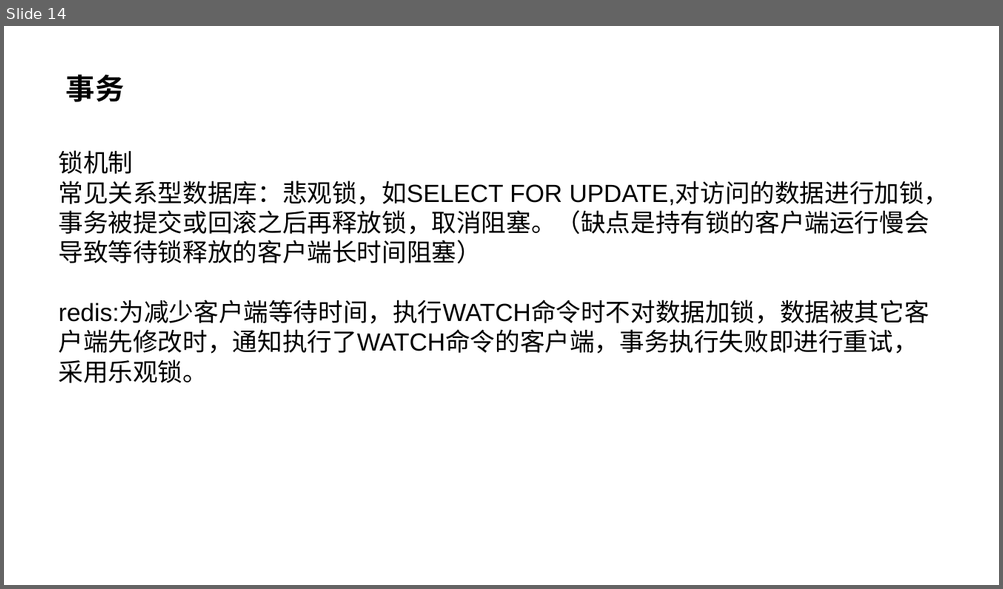
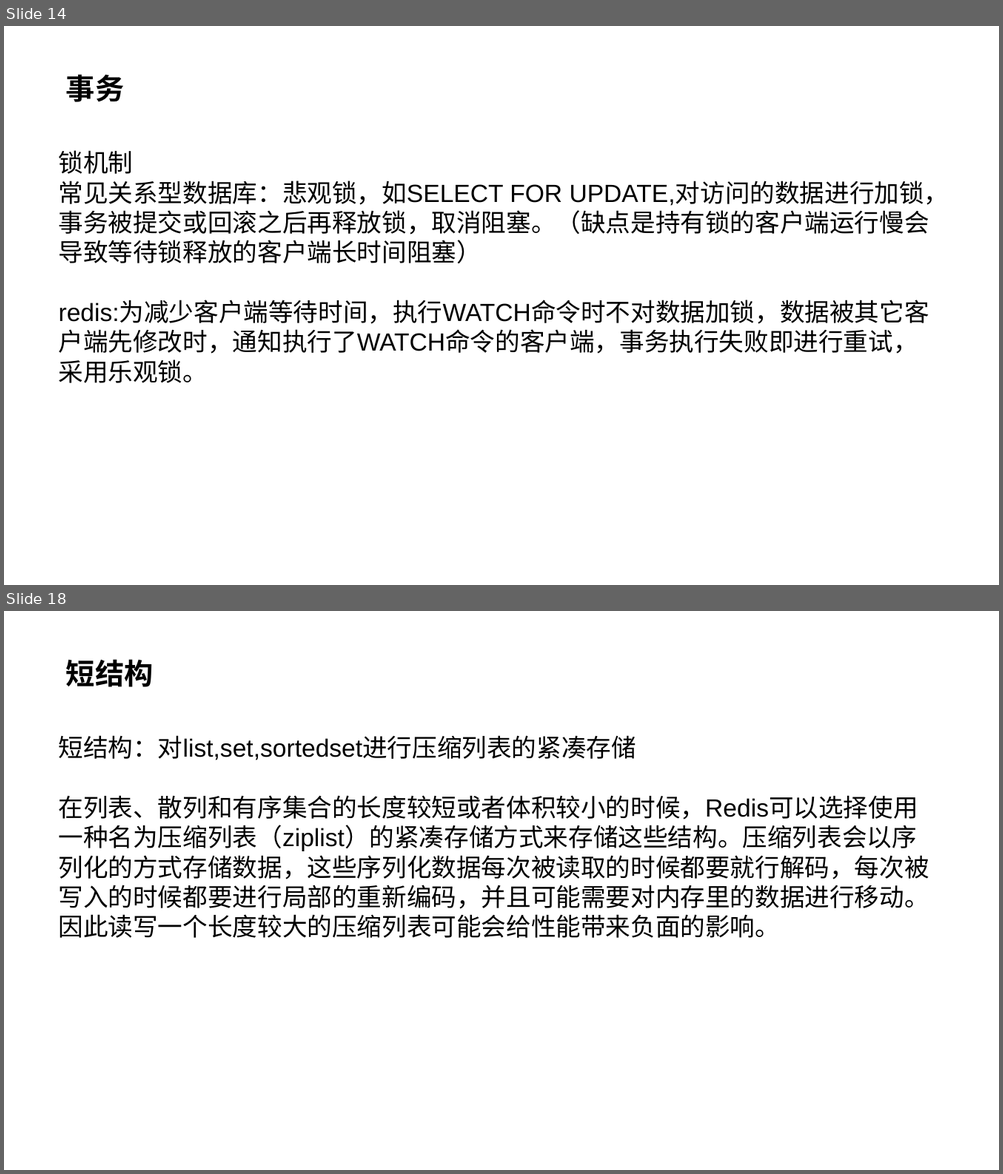
Before and after one commit to SoaringPhoenix/a-few-files, a slide deck: redis&memcached.pptx. Shown one above the other, each under a label of ours: slide 14 before the commit, slides 14 and 18 after it; the slides between them are not shown. The pictures are 1003x589 and 1003x1174 pixels, drawn with LibreOffice and Linux fonts; fonts in the diff are those of the drawing. Boxes give left, top, right and bottom in pixels: in the first picture for what was removed or moved away, otherwise in the second. Text is boxed around its words. In the diff, an @@ line names an element or a change of style, - is before the commit and + after.

```diff
--- a/redis&memcached.pptx
+++ b/redis&memcached.pptx
@@ slide 18 added at (4,611,999,1170), background #FFFFFF @@
@@ title added at (66,659,153,687), 28 pt, text #000000, bold @@
+短结构
@@ text added at (59,735,929,938), 24 pt, text #000000 @@
+短结构：对list,set,sortedset进行压缩列表的紧凑存储
+在列表、散列和有序集合的长度较短或者体积较小的时候，Redis可以选择使用一种名为压缩列表（ziplist）的紧凑存储方式来存储这些结构。压缩列表会以序列化的方式存储数据，这些序列化数据每次被读取的时候都要就行解码，每次被写入的时候都要进行局部的重新编码，并且可能需要对内存里的数据进行移动。因此读写一个长度较大的压缩列表可能会给性能带来负面的影响。
```
Also in this commit, not shown: 3 slides changed, 4 other slides added.
